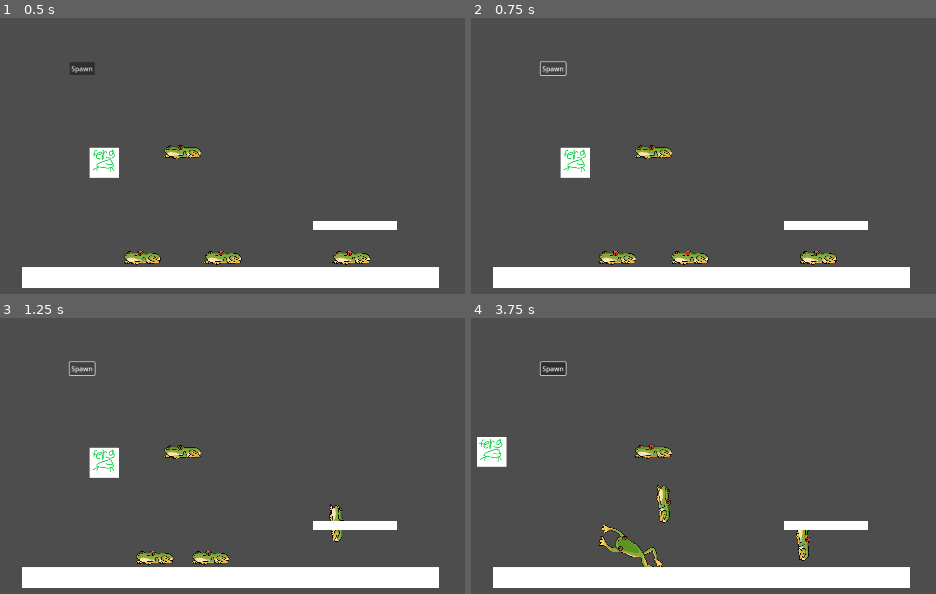
Above: before the commit, frames 1-4 (two rows, left to right).
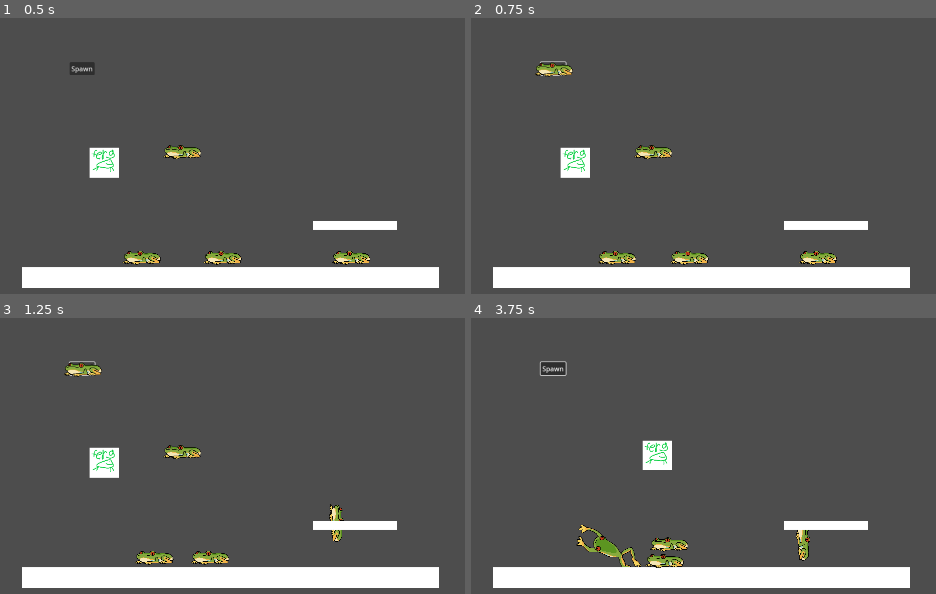
Above: after the commit, the same moments.

Repository: NotTom31/FroggeeToadems
Game: Godot game, scene res://Scenes/Levels/Test/tom-gameplay-test.tscn
Two runs of this game, one before a commit and one after it. Both use one fixed random seed, a clock stepped at 60 frames per second and the inputs below. This scene is started directly instead of the project's main scene.
Inputs (mouse positions are in pixels of both pictures, inside the frame that each line leads up to):
- Up to frame 1 (0.5 s): no input
- Up to frame 2 (0.75 s): click "Spawn" at 0.5 s
- Up to frame 3 (1.25 s): no input
- Up to frame 4 (3.75 s): move the mouse to (680, 552) at 1.27 s; hold Right (ui_right) 1.28-2.78 s; click (680, 552) at 1.42 s; tap Up (ui_up) at 1.52, 2.27 s; move the mouse to (638, 552) at 2.02 s; click (638, 552) at 2.17 s; move the mouse to (805, 552) at 2.77 s; hold Left (ui_left) 2.78-3.53 s; click (805, 552) at 2.92 s; move the mouse to (652, 450) at 3.52 s; hold Right (ui_right) from 3.53 s (still down); click (652, 450) at 3.67 s

Frame 1 is identical in both runs. In frame 2, 0.3% of the frame differs, in the area x 13-22%, y 15-22%; in frame 3, 0.3%; in frame 4, 3.4%, in the area x 1-47%, y 43-91%.
Error before the commit: Parse Error: Preload file "res://Scenes/Objects/frog.tscn" does not exist. (res://Code/UI/spawn_frog_ui.gd:3)

Commit message:
Fixed held state

Diff:
--- a/Code/FrogLogic/FrogTypes/basic_frog.gd
+++ b/Code/FrogLogic/FrogTypes/basic_frog.gd
@@ -31,7 +31,7 @@
 func _process(delta: float) -> void:
 	if selected:
 		follow_mouse(delta, $FrogBase.position)
-		Transitioned.emit(self, "FrogJump")
+
 	else:
 		enable_gravity()
 
@@ -58,6 +58,7 @@
 	if event is InputEventMouseButton and event.button_index == MOUSE_BUTTON_LEFT and event.pressed:
 		if not selected:
 			selected = true
+			Transitioned.emit("FrogHold")
 			collision_layer = 0
 			velocity = Vector2.ZERO
 			assign_to_slot(null)
--- a/Code/FrogLogic/frogAI.gd
+++ b/Code/FrogLogic/frogAI.gd
@@ -41,9 +41,10 @@
 	current_state = new_state
 
 func on_parent_transitioned(new_state_name):
-	if new_state_name != current_state.name.to_lower():
+	print("Reached here")
+	if new_state_name.to_lower() == current_state.name.to_lower():
 		return
-
+	print("Reached here again")
 	var new_state = states.get(new_state_name.to_lower())
 	if !new_state:
 		return
--- a/Code/UI/spawn_frog_ui.gd
+++ b/Code/UI/spawn_frog_ui.gd
@@ -1,6 +1,6 @@
 extends Control
 
-var Frog = preload("res://Scenes/Objects/frog.tscn")
+@export var Frog : PackedScene
 
 func _ready() -> void:
 	pass
--- a/Scenes/Frogs/basic_frog.tscn
+++ b/Scenes/Frogs/basic_frog.tscn
@@ -67,11 +67,13 @@
 script = ExtResource("2_vs8rj")
 initial_state = NodePath("FrogWalk")
 
-[node name="FrogWalk" type="Node2D" parent="StateMachine"]
+[node name="FrogWalk" type="Node2D" parent="StateMachine" node_paths=PackedStringArray("frog")]
 script = ExtResource("3_vmf1d")
+frog = NodePath("../..")
 
-[node name="FrogJump" type="Node2D" parent="StateMachine"]
+[node name="FrogJump" type="Node2D" parent="StateMachine" node_paths=PackedStringArray("frog")]
 script = ExtResource("4_2ejmw")
+frog = NodePath("../..")
 
 [node name="FrogHold" type="Node2D" parent="StateMachine" node_paths=PackedStringArray("frog")]
 script = ExtResource("5_wsoji")
--- a/Scenes/UI/spawn_frog_ui.tscn
+++ b/Scenes/UI/spawn_frog_ui.tscn
@@ -1,6 +1,7 @@
-[gd_scene load_steps=2 format=3 uid="uid://cv05e0eutaagt"]
+[gd_scene load_steps=3 format=3 uid="uid://cv05e0eutaagt"]
 
 [ext_resource type="Script" path="res://Code/UI/spawn_frog_ui.gd" id="1_pnqan"]
+[ext_resource type="PackedScene" uid="uid://q2eyupn7k7l2" path="res://Scenes/Frogs/basic_frog.tscn" id="2_7gwh7"]
 
 [node name="SpawnFrogUI" type="Control"]
 layout_mode = 3
@@ -10,6 +11,7 @@
 grow_horizontal = 2
 grow_vertical = 2
 script = ExtResource("1_pnqan")
+Frog = ExtResource("2_7gwh7")
 
 [node name="Button" type="Button" parent="."]
 layout_mode = 0
